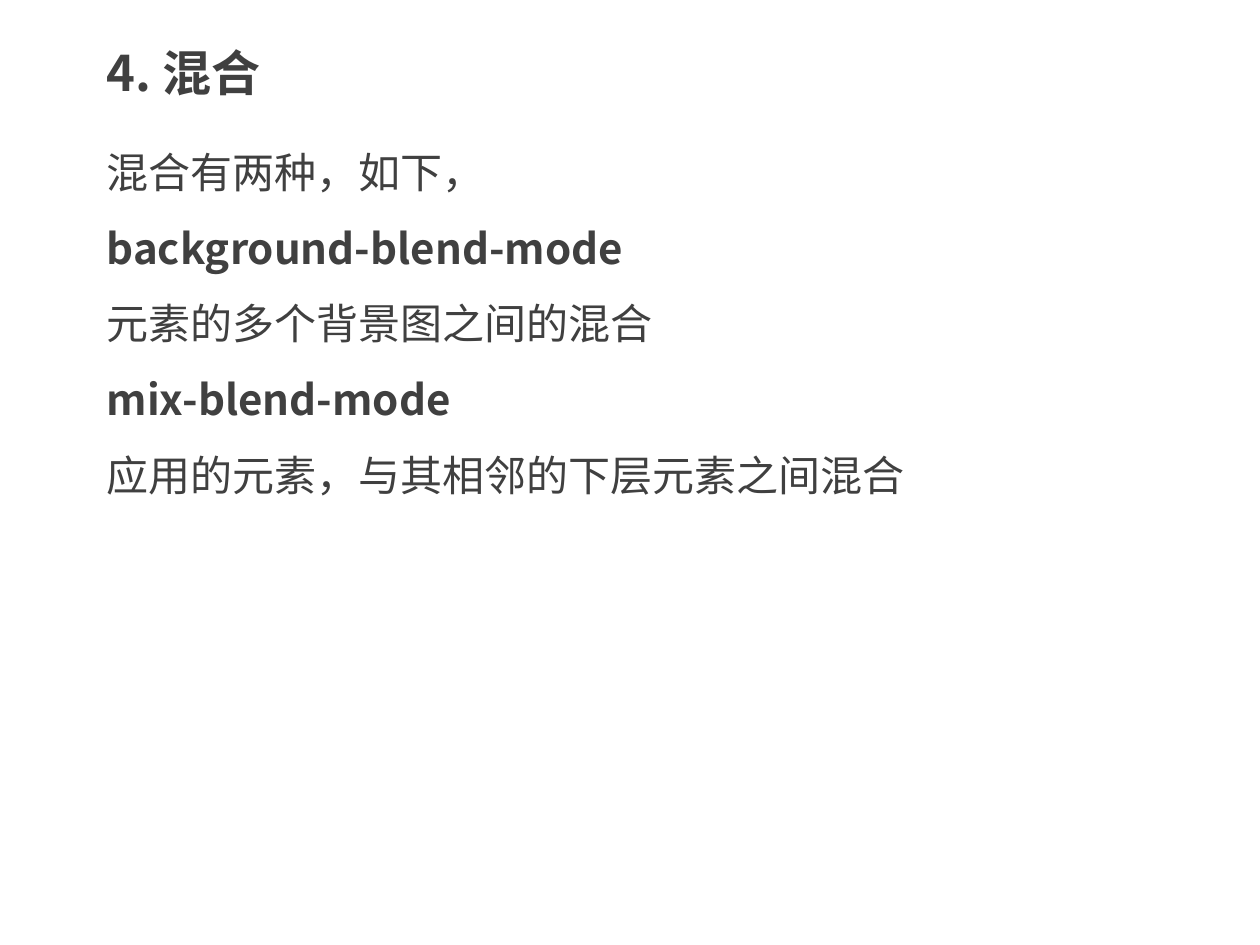
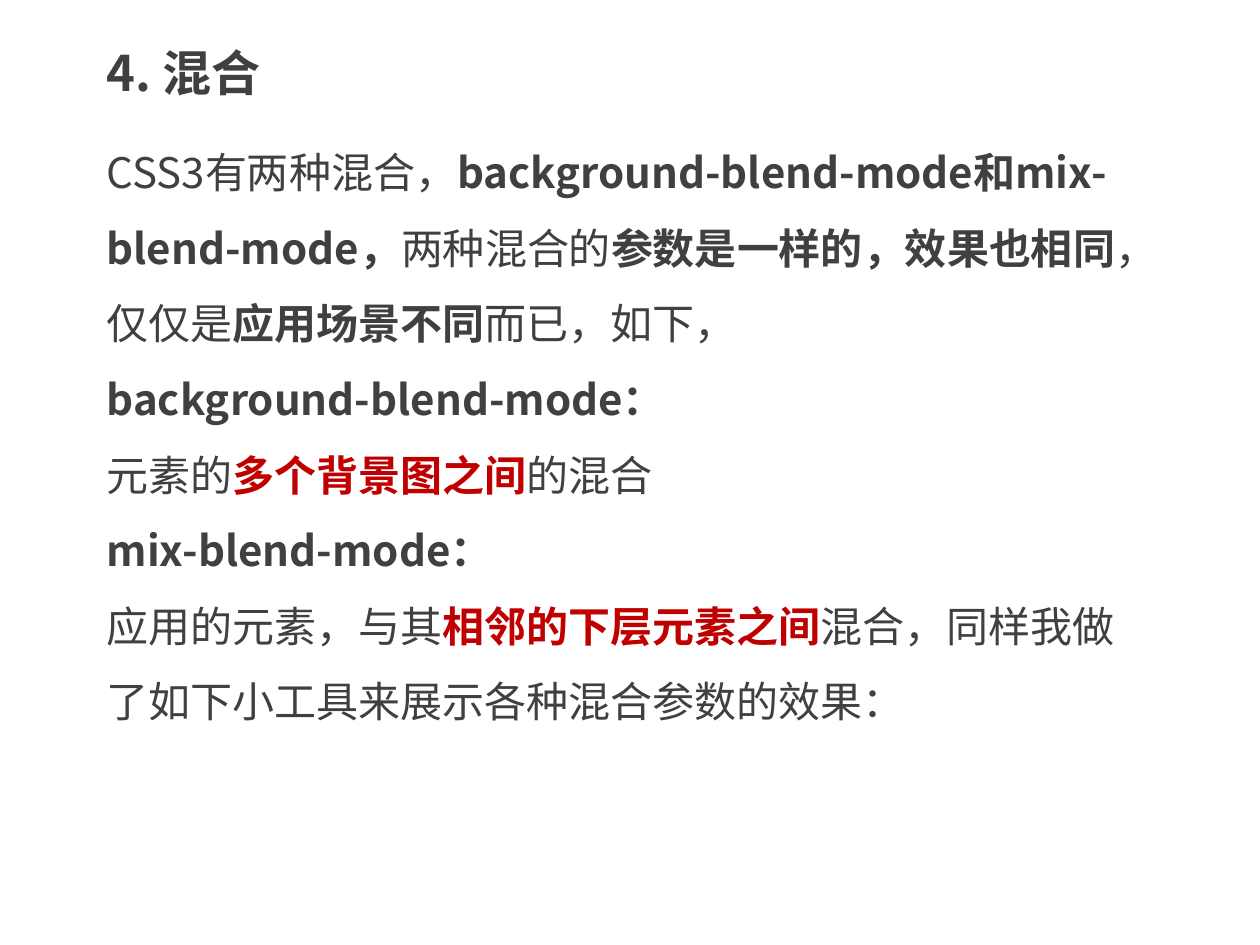
Before and after one commit to kong66/webAni, a slide deck: slide 7 of 35-css-filter/35.pptx. Drawn at 1260x945 pixels with LibreOffice and Linux fonts; fonts in the diff are those of the drawing. Boxes give left, top, right and bottom in pixels: in the first picture for what was removed or moved away, otherwise in the second. Text is boxed around its words. In the diff, an @@ line names an element or a change of style, - is before the commit and + after.

```diff
--- a/35-css-filter/35.pptx
+++ b/35-css-filter/35.pptx
@@ text at [107,152,1157,425]: text changed @@
-混合有两种，如下，
-background-blend-mode
+CSS3有两种混合，background-blend-mode和mix-blend-mode，两种混合的参数是一样的，效果也相同，仅仅是应用场景不同而已，如下，
+background-blend-mode：
@@ text at [107,455,653,495]: text colour #404040 to #C00000, bold on in "元素的多个背景图之间的混合" @@
@@ text at [107,532,1115,721]: text changed @@
-mix-blend-mode
-应用的元素，与其相邻的下层元素之间混合
+mix-blend-mode：
+应用的元素，与其相邻的下层元素之间混合，同样我做了如下小工具来展示各种混合参数的效果：
```
Also in this commit, not shown: 3 other slides changed, 11 slides added, 12 other files.
